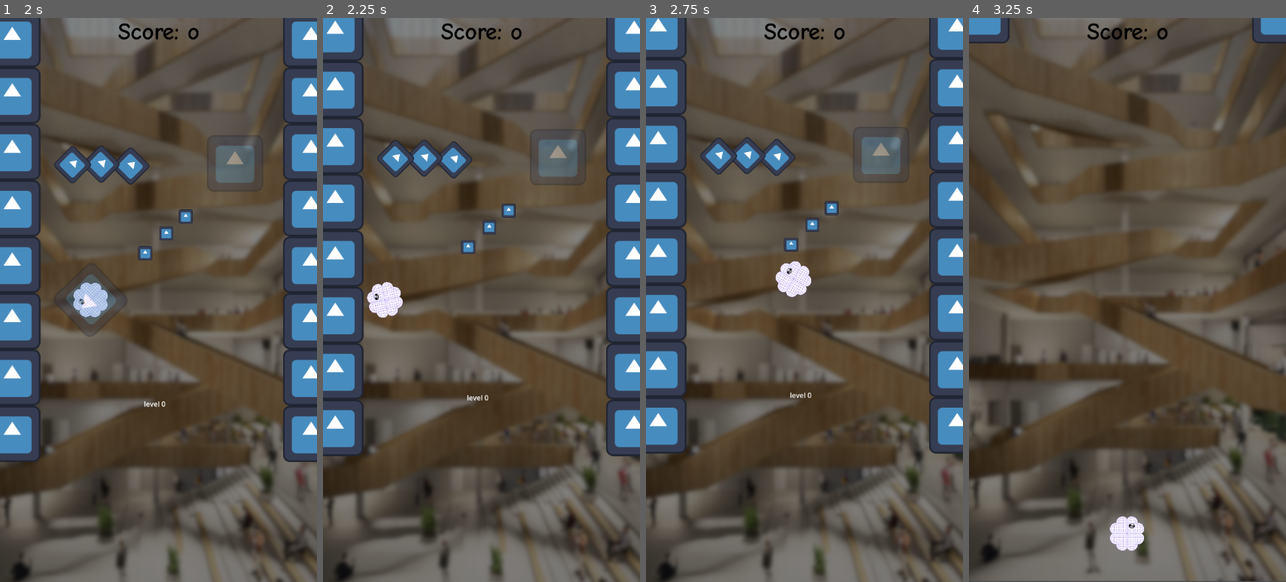
Above: before the commit, frames 1-4 (left to right).
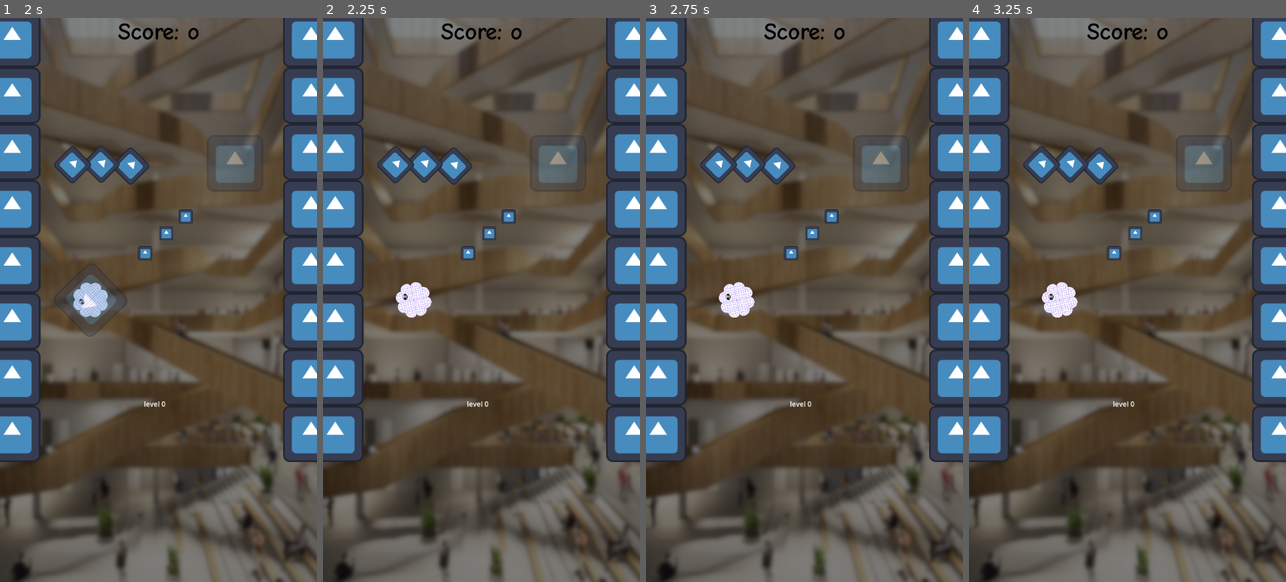
Above: after the commit, the same moments.

Repository: Slideshow776/GGJ2025
Game: Godot game, scene res://scenes/game.tscn
Same seed, same stepped clock (60 frames per second), same inputs: the game is played once before the commit and once after it. The engine's default icon, where the game draws it, is replaced by a stand-in: a white triangle on a blue panel in a dark square.
Inputs (mouse positions are in pixels of both pictures, inside the frame that each line leads up to):
- Up to frame 1 (2 s): tap Enter at 0.5 s; move the mouse to (228, 271) at 0.52 s; click (228, 271) at 0.67 s; move the mouse to (95, 328) at 1.27 s; click (95, 328) at 1.42 s
- Up to frame 2 (2.25 s): move the mouse to (513, 175) at 2.02 s; click (513, 175) at 2.17 s
- Up to frame 3 (2.75 s): no input
- Up to frame 4 (3.25 s): move the mouse to (1111, 412) at 2.77 s; click (1111, 412) at 2.92 s

Frame 1 is identical in both runs. In frame 2, 10% of the frame differs, in the area x 0-100%, y 0-79%; in frame 3, 12%; in frame 4, 46%, in the area x 0-100%, y 0-100%.
Error after the commit: Invalid access to property or key 'rotation' on a base object of type 'Nil'. (res://scripts/game.gd:170)

Commit message:
bugfixes

Diff:
--- a/scripts/game.gd
+++ b/scripts/game.gd
@@ -164,10 +164,10 @@
 	if player.bubble == null:
 		return
 
-	var shoot_direction = Vector2.UP.rotated(player.bubble.rotation)
 	if player.bubble.exit_player():
 		player.bubble = null
 
+		var shoot_direction = Vector2.UP.rotated(player.bubble.rotation)
 		var velocity = shoot_direction * shoot_speed
 		player.velocity = velocity
 
